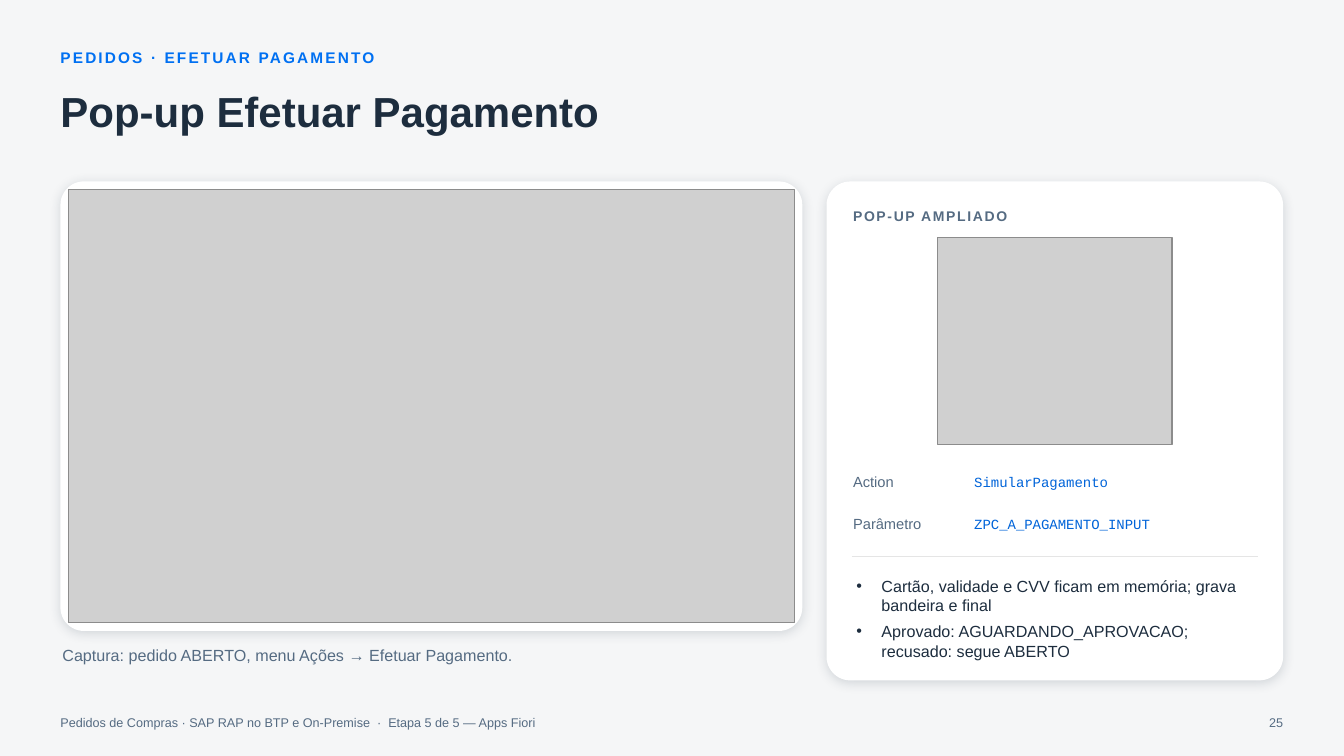
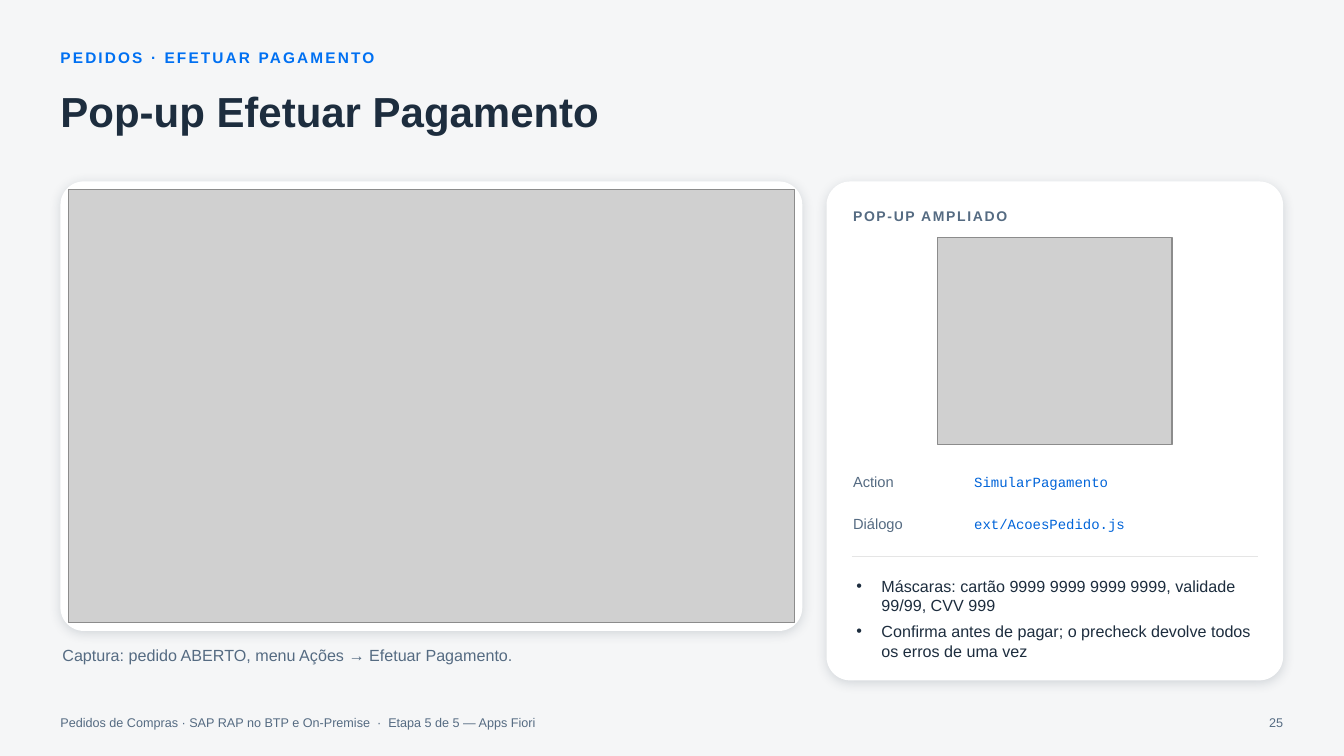
Before and after one commit to AdrianoBispo/sap-abap-rap-pedidos-de-compras-app, a slide deck: slide 25 of docs/apresentacoes/05-apps-fiori.pptx. Drawn at 1344x756 pixels with LibreOffice and Linux fonts; fonts in the diff are those of the drawing; grey boxes stand for pictures. Boxes give left, top, right and bottom in pixels: in the first picture for what was removed or moved away, otherwise in the second. Text is boxed around its words. In the diff, an @@ line names an element or a change of style, - is before the commit and + after.

```diff
--- a/docs/apresentacoes/05-apps-fiori.pptx
+++ b/docs/apresentacoes/05-apps-fiori.pptx
@@ text at (853,518,903,532): text changed @@
-Parâmetro
+Diálogo
@@ text at (974,519,1125,532): text changed @@
-ZPC_A_PAGAMENTO_INPUT
+ext/AcoesPedido.js
@@ text at (881,580,1250,657): text changed @@
-• Cartão, validade e CVV ficam em memória; grava bandeira e final
-• Aprovado: AGUARDANDO_APROVACAO; recusado: segue ABERTO
+• Máscaras: cartão 9999 9999 9999 9999, validade 99/99, CVV 999
+• Confirma antes de pagar; o precheck devolve todos os erros de uma vez
```
Also in this commit, not shown: 5 other slides changed, 2 slides added.
